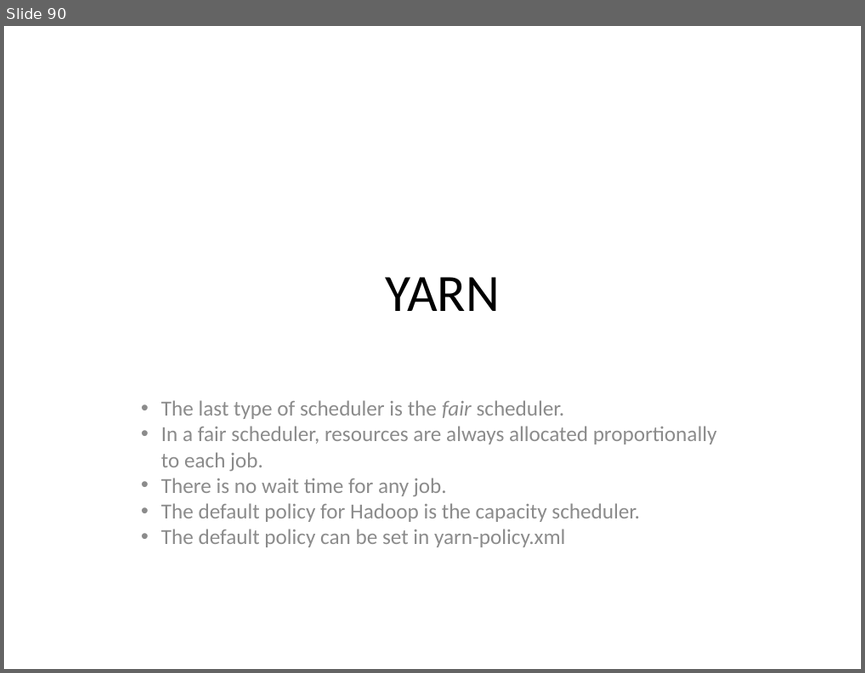
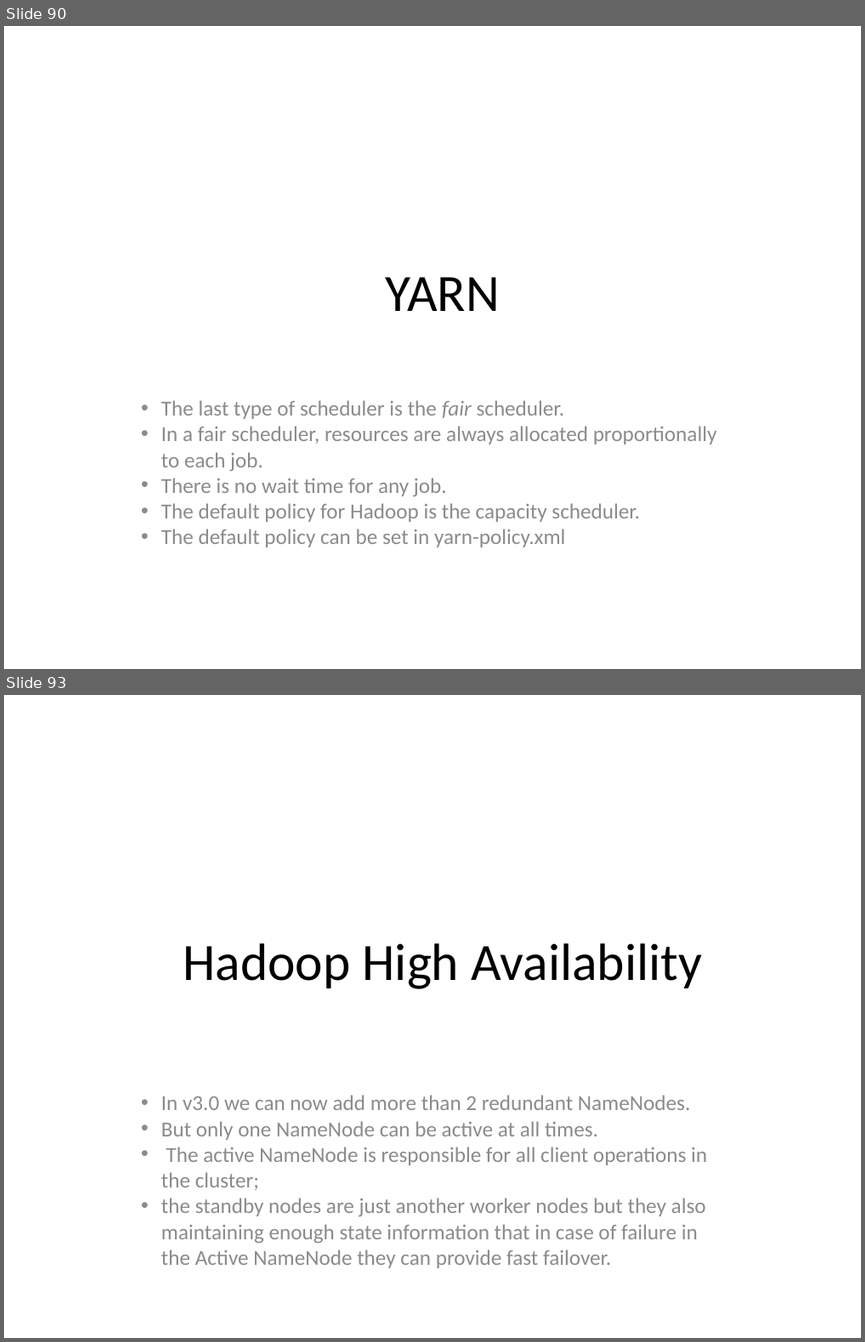
Before and after one commit to redmage123/hadoop, a slide deck: slides/The need for Big Data.pptx. Shown one above the other, each under a label of ours: slide 90 before the commit, slides 90 and 93 after it; the slides between them are not shown. The pictures are 865x673 and 865x1342 pixels, drawn with LibreOffice and Linux fonts; fonts in the diff are those of the drawing. Boxes give left, top, right and bottom in pixels: in the first picture for what was removed or moved away, otherwise in the second. Text is boxed around its words. In the diff, an @@ line names an element or a change of style, - is before the commit and + after.

Commit message:
Added HA config examples and added new chapters on Apache Spark and Hadoop HA

```diff
--- a/slides/The need for Big Data.pptx
+++ b/slides/The need for Big Data.pptx
@@ slide 93 added at (4,695,861,1338), background #FFFFFF @@
@@ text added at (182,943,702,989), 44 pt, text #000000 @@
+Hadoop High Availability
@@ text added at (161,1095,707,1268), 18 pt, text #8B8B8B @@
+• In v3.0 we can now add more than 2 redundant NameNodes.
+• But only one NameNode can be active at all times.
+• The active NameNode is responsible for all client operations in the cluster;
+• the standby nodes are just another worker nodes but they also maintaining enough state information that in case of failure in the Active NameNode they can provide fast failover.
```
Also in this commit, not shown: 62 other slides added, 10 other files.
